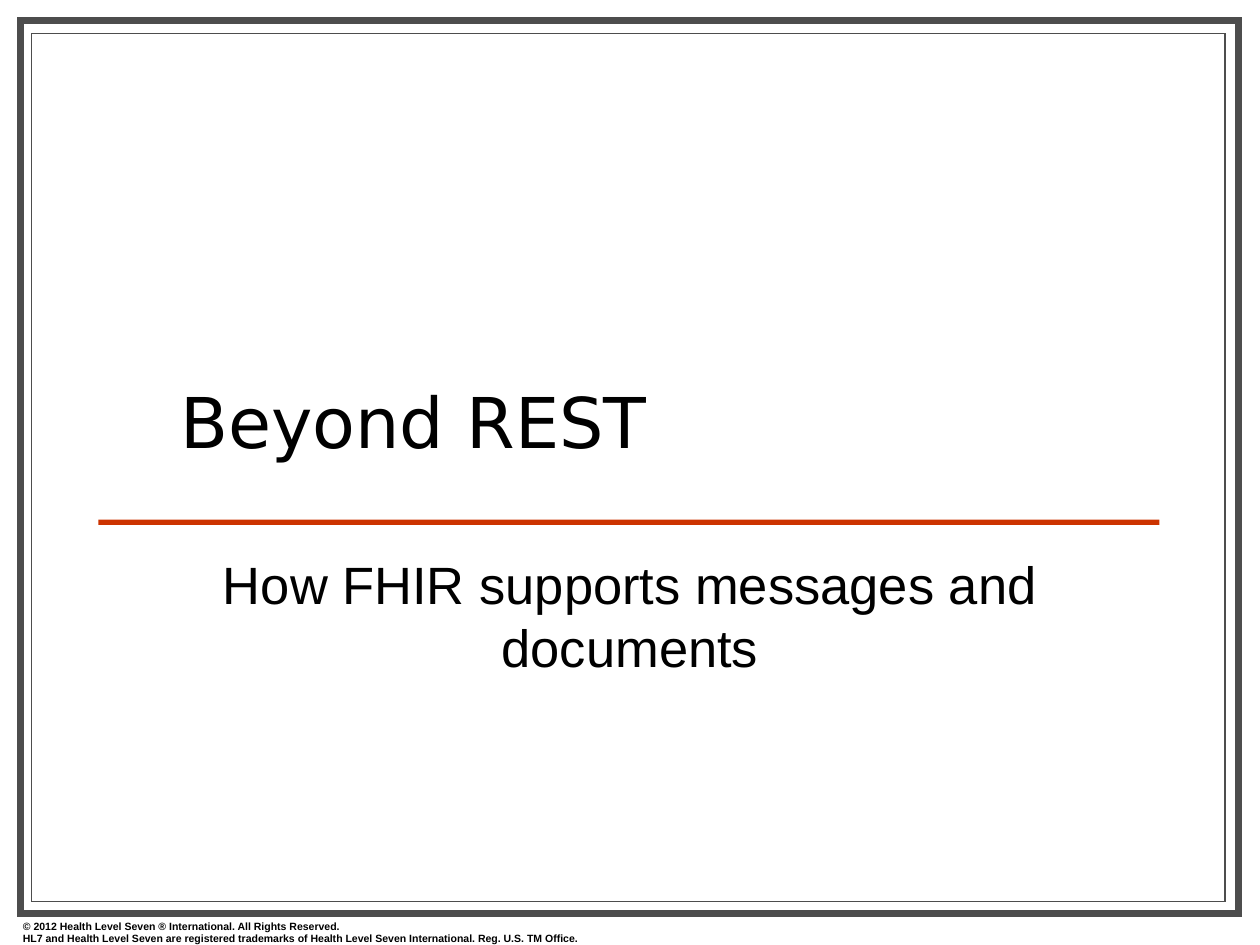
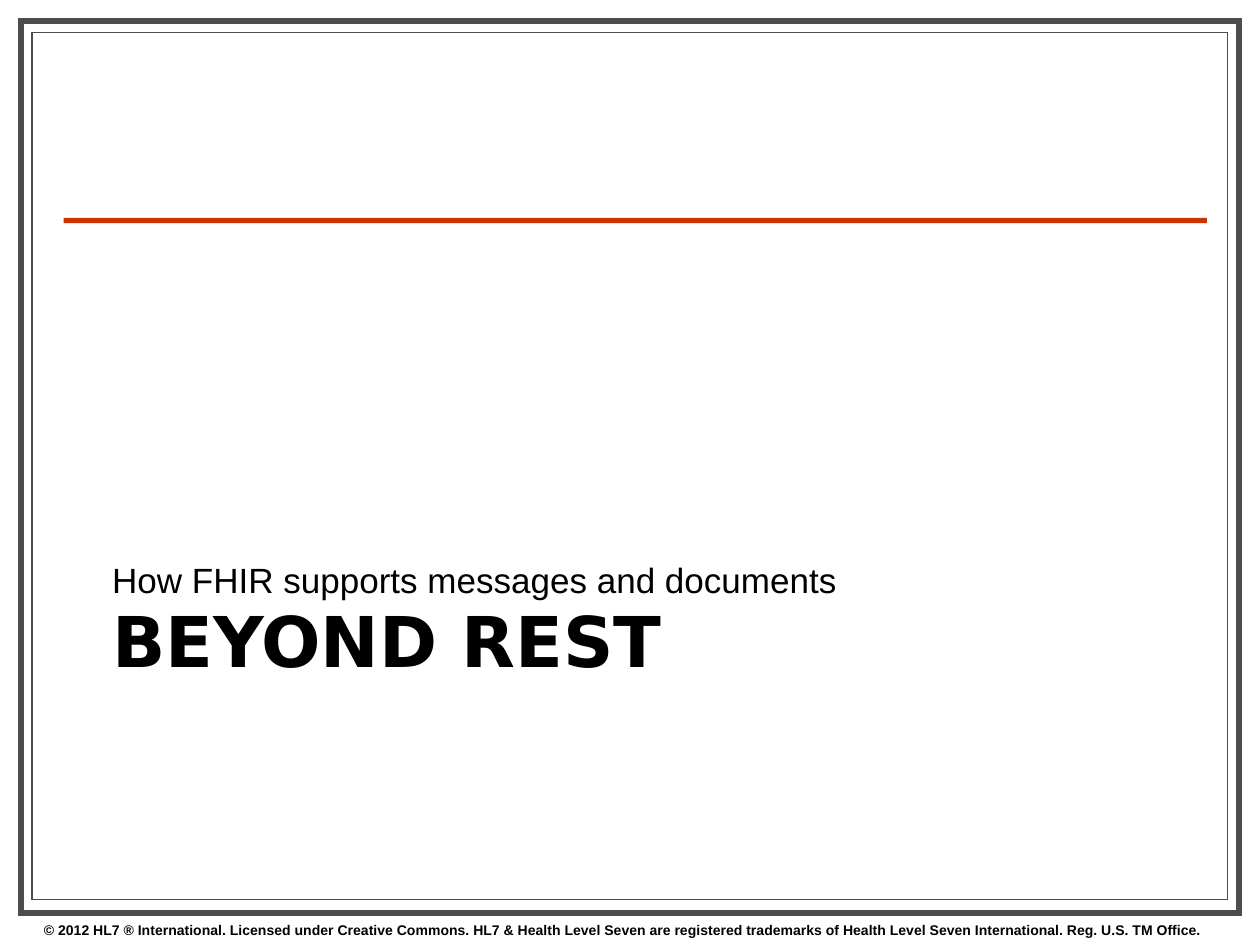
Before and after one commit to vista-novo/fhir, a slide deck: slide 58 of presentations/2013-01 Tutorials/201301 - Phoenix - FhirForDevelopersWGMTutorial.pptx. Drawn at 1260x945 pixels with LibreOffice and Linux fonts; fonts in the diff are those of the drawing; background and template pictures are left out. Boxes give left, top, right and bottom in pixels: in the first picture for what was removed or moved away, otherwise in the second. Text is boxed around its words. In the diff, an @@ line names an element or a change of style, - is before the commit and + after.

```diff
--- a/presentations/2013-01 Tutorials/201301 - Phoenix - FhirForDevelopersWGMTutorial.pptx
+++ b/presentations/2013-01 Tutorials/201301 - Phoenix - FhirForDevelopersWGMTutorial.pptx
@@ rectangle at [21,21,1240,914]: outline #4D4D4D 4 pt to #4D4D4D 3.5 pt @@
@@ rectangle at [32,33,1227,900]: fill none to #FFFFFF @@
@@ line moved from (98, 522) - (1159, 522) to (64, 220) - (1207, 220) @@
@@ text "How FHIR supports messages and ...": place and size @@
-text "How FHIR supports messages and ..." at [223,566,1037,668]
+text "How FHIR supports messages and ..." at [112,567,836,600]
@@ text "How FHIR supports messages and ..." at [112,567,836,600]: size 30 to 20 pt; alignment centre to left; less space between paragraphs; vertical alignment top to bottom @@
@@ title "BEYOND REST" at [112,615,662,668]: vertical alignment bottom to top @@
@@ title at [112,615,662,668]: text changed; bold on @@
-Beyond REST
+BEYOND REST
@@ rectangle added at [1085,767,1223,896], fill #FFFFFF @@
@@ text at [58,925,1201,938]: text changed; size 6 to 8 pt @@
-© 2012 Health Level Seven ® International. All Rights Reserved.
-HL7 and Health Level Seven are registered trademarks of Health Level Seven International. Reg. U.S. TM Office.
+© 2012 HL7 ® International. Licensed under Creative Commons. HL7 & Health Level Seven are registered trademarks of Health Level Seven International. Reg. U.S. TM Office.
```
Also in this commit, not shown: 84 other slides changed, 1 slide added, 1 slide removed.
